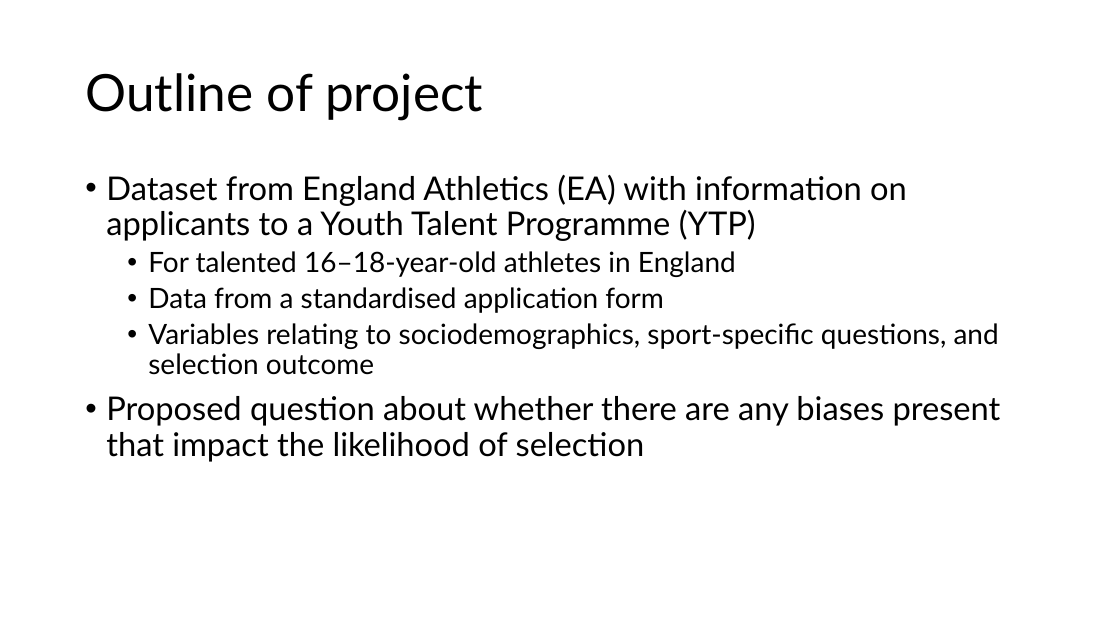
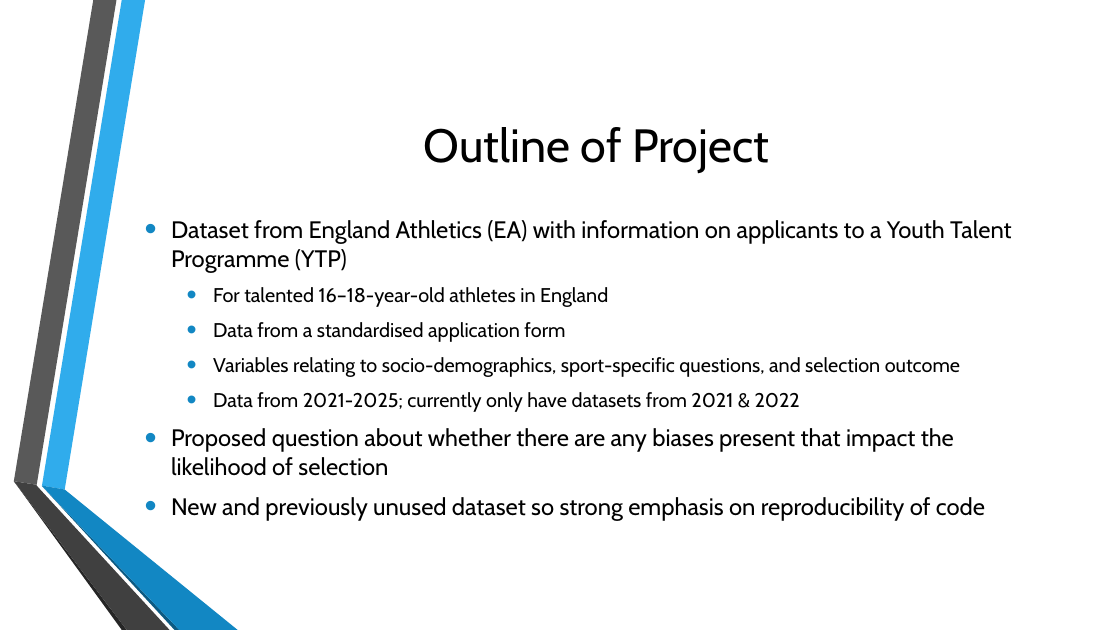
Before and after one commit to LizMarsh900/MTHM504, a slide deck: slide 2 of midpoint_slides.pptx. Drawn at 1120x630 pixels with LibreOffice and Linux fonts; fonts in the diff are those of the drawing; background and template pictures are left out. Boxes give left, top, right and bottom in pixels: in the first picture for what was removed or moved away, otherwise in the second. Text is boxed around its words. In the diff, an @@ line names an element or a change of style, - is before the commit and + after.

```diff
--- a/midpoint_slides.pptx
+++ b/midpoint_slides.pptx
@@ title at [424,127,769,173]: text changed; size 44 to 40 pt; font Lato to Cabin @@
-Outline of project
+Outline of Project
@@ text "Dataset from England Athletics (EA) ...": place and size @@
-text "Dataset from England Athletics (EA) ..." at [106,175,1001,462]
+text "Dataset from England Athletics (EA) ..." at [171,220,1011,521]
@@ text "Dataset from England Athletics (EA) ..." at [171,220,1011,521]: vertical alignment top to middle @@
@@ text at [171,220,1011,476]: size 28 to 20.4 pt in "Dataset from England Athletics (EA) with information ...", "Proposed question about whether there are any ..."; font Lato to Cabin in "Dataset from England Athletics (EA) with information ...", "For talented 16–18-year-old athletes in England", "Data from a standardised application form", "Proposed question about whether there are any ..."; size 24 to 17 pt in "For talented 16–18-year-old athletes in England", "Data from a standardised application form"; indent changed; line spacing 0.9 to 1; more space between paragraphs @@
@@ text at [213,357,960,412]: text changed; size 24 to 17 pt; font Lato to Cabin @@
-  • Variables relating to sociodemographics, sport-specific questions, and selection outcome
+  • Variables relating to socio-demographics, sport-specific questions, and selection outcome
+  • Data from 2021-2025; currently only have datasets from 2021 & 2022
@@ group added at [13,0,238,630]: 6 freeform shapes @@
@@ text at [171,497,985,521]: paragraph added @@
+• New and previously unused dataset so strong emphasis on reproducibility of code
```
Also in this commit, not shown: 2 other slides changed, 2 slides added, 1 slide removed.
